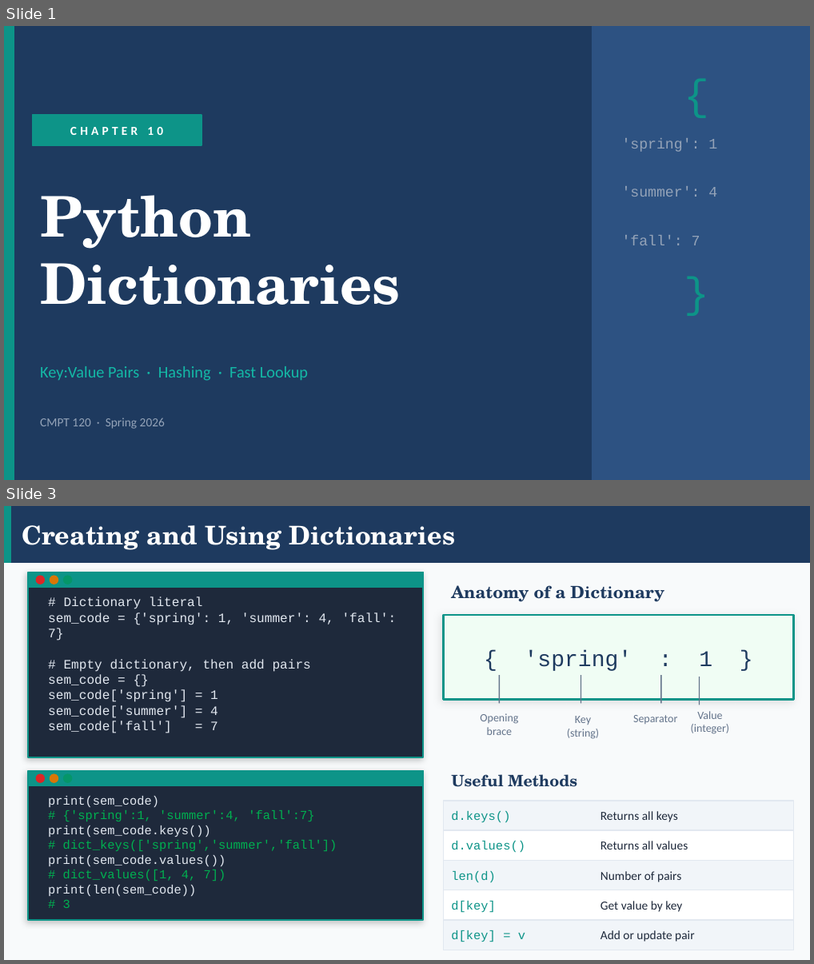
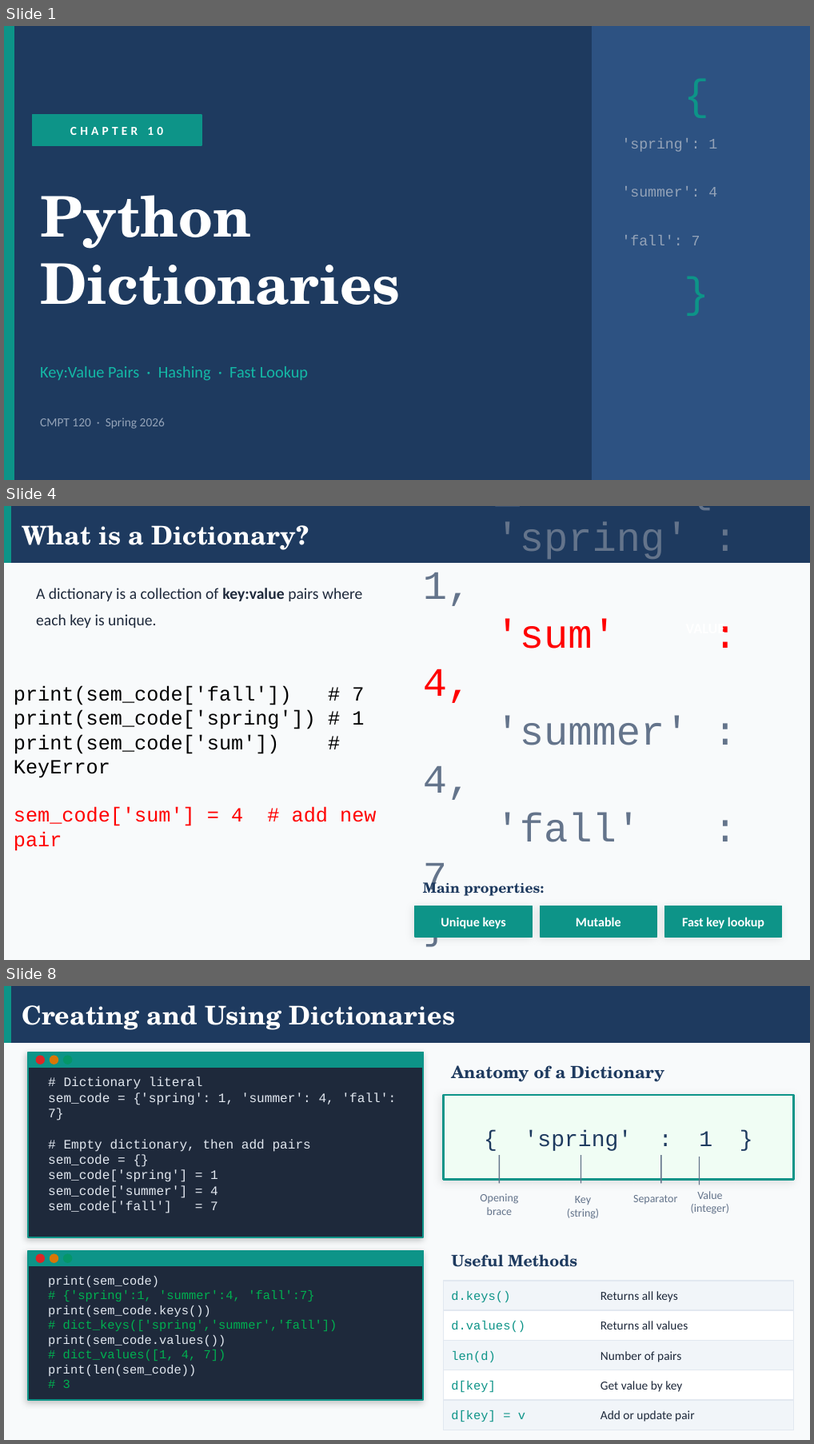
Before and after one commit to tjd1234/cmpt120spring2026, a slide deck: lecture_notes/chapter10/chapter10_dictionaries.pptx. Shown one above the other, each under a label of ours: slides 1 and 3 before the commit, slides 1, 4 and 8 after it; the slides between them are not shown. The pictures are 814x964 and 814x1444 pixels, drawn with LibreOffice and Linux fonts; fonts in the diff are those of the drawing. Boxes give left, top, right and bottom in pixels: in the first picture for what was removed or moved away, otherwise in the second. Text is boxed around its words. In the diff, an @@ line names an element or a change of style, - is before the commit and + after.

```diff
--- a/lecture_notes/chapter10/chapter10_dictionaries.pptx
+++ b/lecture_notes/chapter10/chapter10_dictionaries.pptx
@@ slide 4 added at box(4, 506, 810, 960), background #F8FAFB @@
@@ rectangle added at box(4, 506, 810, 563), fill #1E3A5F, outline #1E3A5F 1 pt @@
@@ rectangle added at box(4, 506, 10, 563), fill #0D9488, outline #0D9488 1 pt @@
@@ text added at box(22, 525, 310, 550), 23 pt, text #FFFFFF, bold @@
+What is a Dictionary?
@@ text added at box(423, 572, 690, 893), 36 pt, text #64748B @@
+sem_code = {
+'spring' : 1,
+'sum' : 4,
+'summer' : 4,
+'fall' : 7
+}
@@ text added at box(36, 588, 362, 628), 14 pt, text #1E293B @@
+A dictionary is a collection of key:value pairs where each key is unique.
@@ text added at box(686, 626, 726, 632), 13 pt, text #FFFFFF, bold @@
+VALUE
@@ text added at box(14, 686, 376, 826), 18 pt, text #000000 @@
+print(sem_code['fall']) # 7
+print(sem_code['spring']) # 1
+print(sem_code['sum']) # KeyError
+sem_code['sum'] = 4 # add new pair
@@ text added at box(423, 878, 544, 896), 12.5 pt, text #1E3A5F, bold @@
+Main properties:
@@ rectangle added at box(415, 906, 532, 936), fill #0D9488, outline #0D9488 1 pt @@
@@ rectangle added at box(540, 906, 657, 936), fill #0D9488, outline #0D9488 1 pt @@
@@ rectangle added at box(666, 906, 782, 936), fill #0D9488, outline #0D9488 1 pt @@
@@ text added at box(441, 916, 506, 928), 11.5 pt, text #FFFFFF, bold @@
+Unique keys
@@ text added at box(576, 916, 622, 926), 11.5 pt, text #FFFFFF, bold @@
+Mutable
@@ text added at box(682, 916, 765, 928), 11.5 pt, text #FFFFFF, bold @@
+Fast key lookup
@@ what was slide 3 is now slide 8 @@
```
Also in this commit, not shown: 2 slides changed, 4 other slides added, 2 other files.
